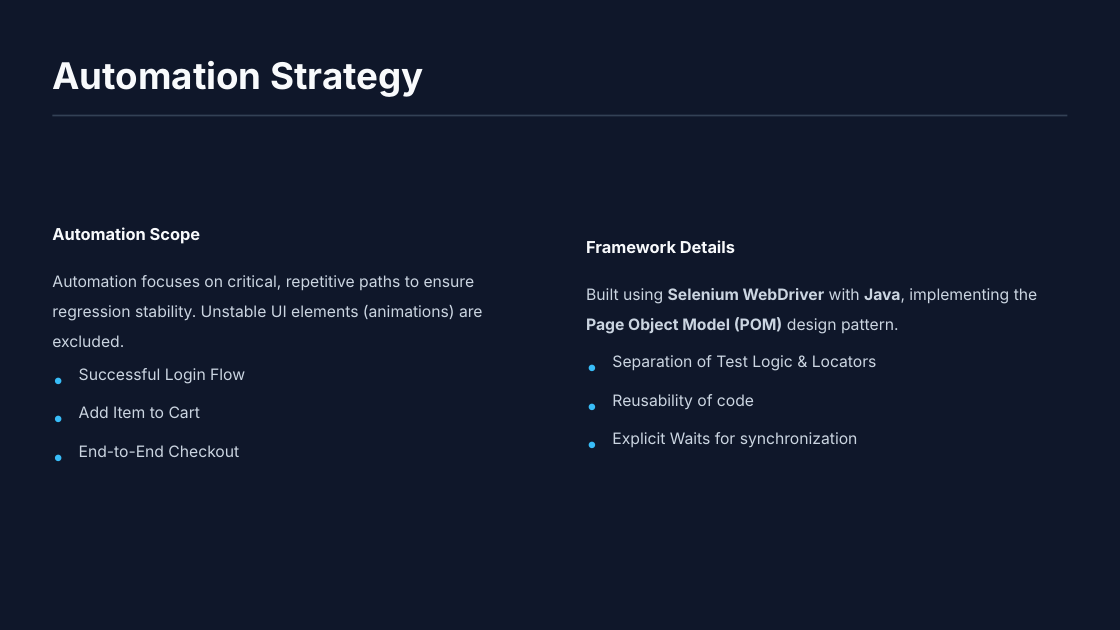
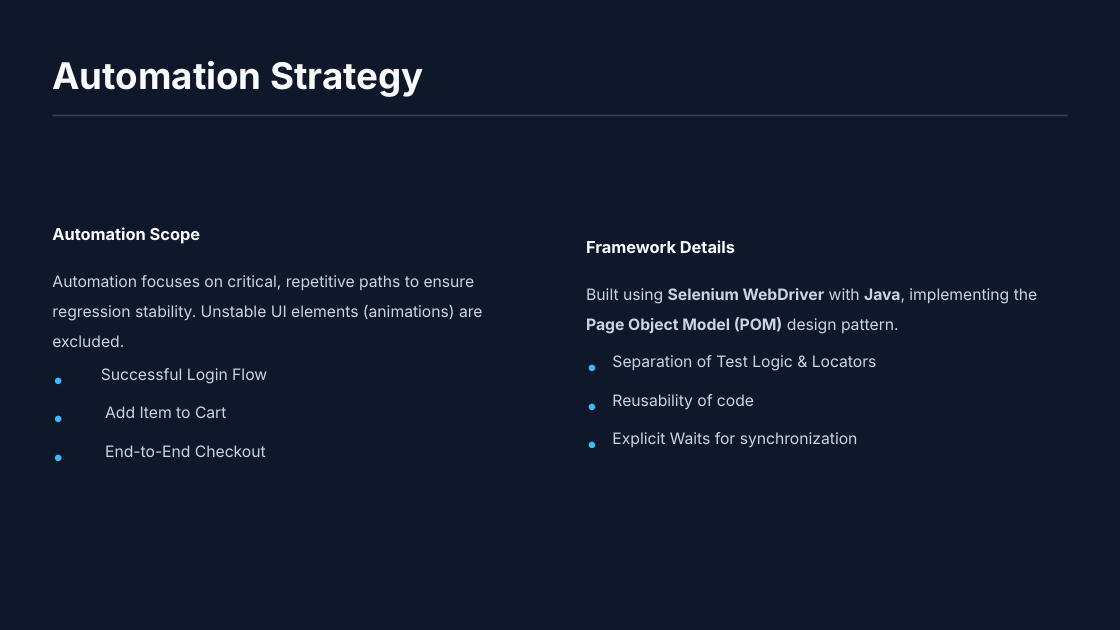
Before and after one commit to nhahub/NHA-052, a slide deck: slide 9 of Swag Labs Testing & Automation.pptx. Drawn at 1120x630 pixels with LibreOffice and Linux fonts; fonts in the diff are those of the drawing; background and template pictures are left out. Boxes give left, top, right and bottom in pixels: in the first picture for what was removed or moved away, otherwise in the second. Text is boxed around its words. In the diff, an @@ line names an element or a change of style, - is before the commit and + after.

```diff
--- a/Swag Labs Testing & Automation.pptx
+++ b/Swag Labs Testing & Automation.pptx
@@ text "Successful Login Flow": place and size @@
-text "Successful Login Flow" at [79,368,245,384]
+text "Successful Login Flow" at [101,368,267,384]
@@ text "Add Item to Cart": place and size @@
-text "Add Item to Cart" at [79,406,201,418]
+text "Add Item to Cart" at [105,406,227,418]
@@ text "End-to-End Checkout": place and size @@
-text "End-to-End Checkout" at [79,445,239,457]
+text "End-to-End Checkout" at [105,445,266,457]
```
Also in this commit, not shown: 3 other slides changed, 1 slide added, 2 slides removed, 1 other file.
